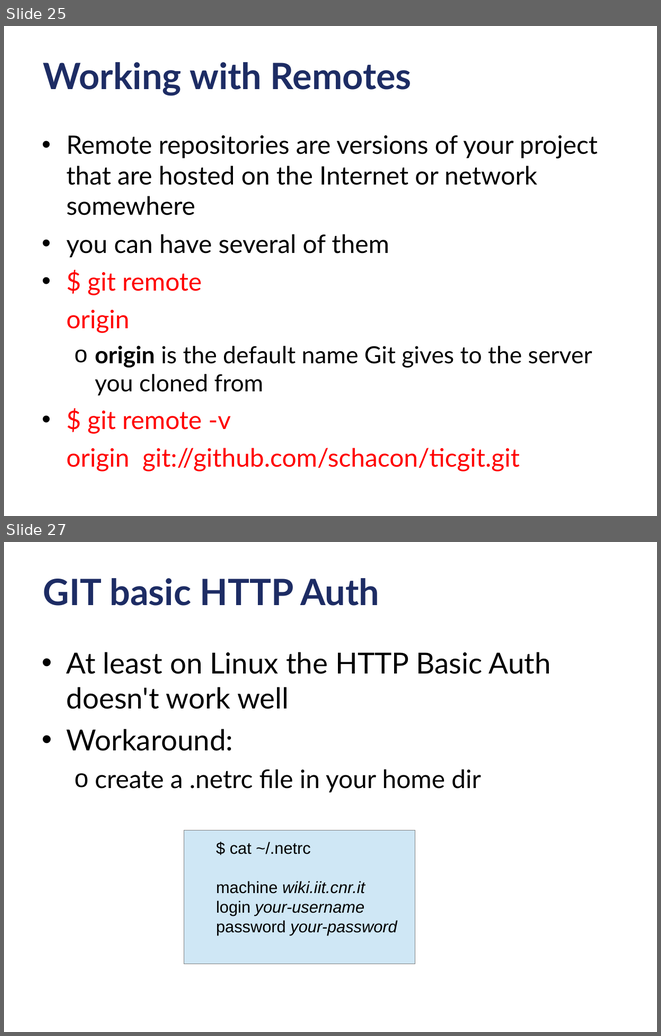
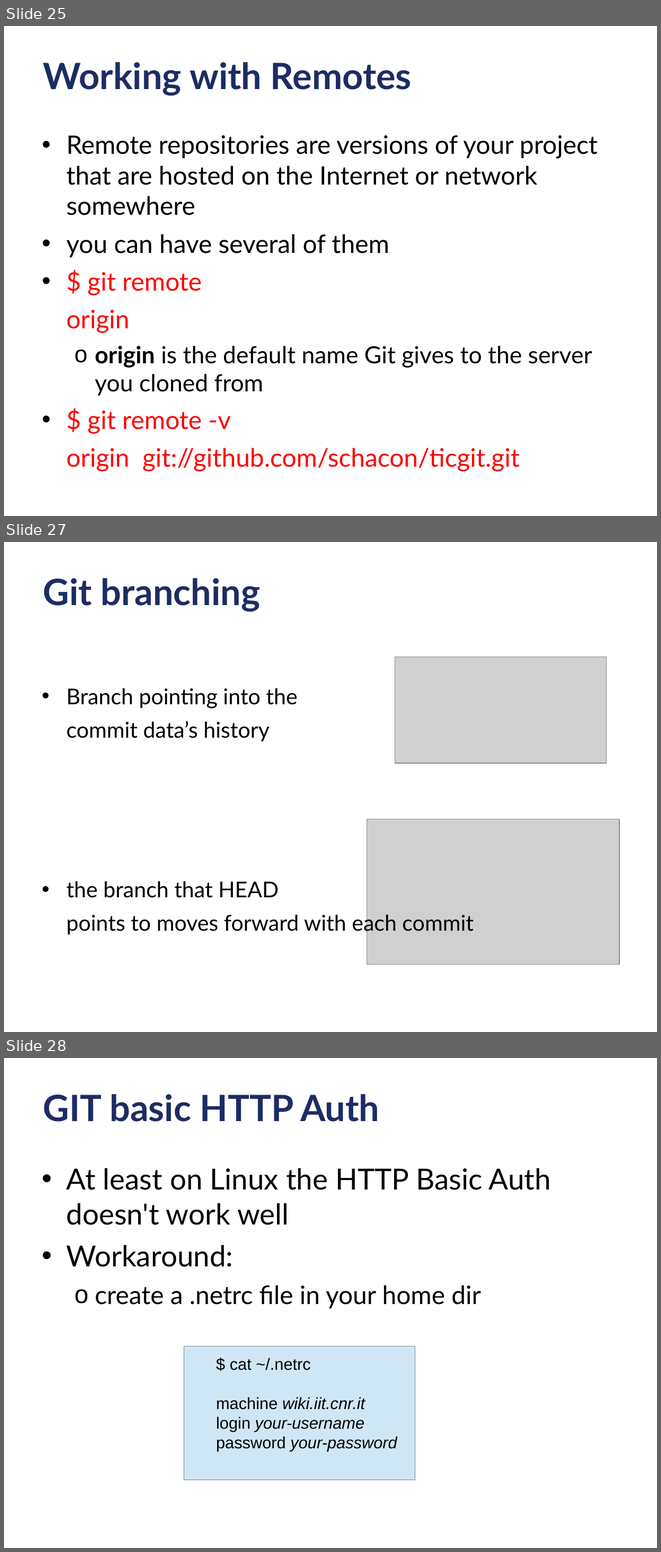
Before and after one commit to criluc/mini-git-tutorial, a slide deck: miniGitTutorial-12-2012.odp. Shown one above the other, each under a label of ours: slides 25 and 27 before the commit, slides 25, 27 and 28 after it; the slides between them are not shown. The pictures are 661x1036 and 661x1552 pixels, drawn with LibreOffice and Linux fonts; fonts in the diff are those of the drawing; grey boxes stand for pictures; background and template pictures are left out. Boxes give left, top, right and bottom in pixels: in the first picture for what was removed or moved away, otherwise in the second. Text is boxed around its words. In the diff, an @@ line names an element or a change of style, - is before the commit and + after.

```diff
--- a/miniGitTutorial-12-2012.odp
+++ b/miniGitTutorial-12-2012.odp
@@ slide 27 added at box(4, 542, 657, 1032), background #FFFFFF @@
@@ title added at box(43, 578, 261, 612), 40 pt, text #1D2C64, bold @@
+Git branching
@@ picture added at box(395, 657, 606, 764) @@
@@ text added at box(67, 688, 474, 935), 24 pt, text #000000 @@
+• Branch pointing into the
+commit data’s history
+• the branch that HEAD
+points to moves forward with each commit
@@ picture added at box(367, 819, 619, 964) @@
@@ what was slide 27 is now slide 28 @@
```
Also in this commit, not shown: 1 other slide added, 1 slide removed.
